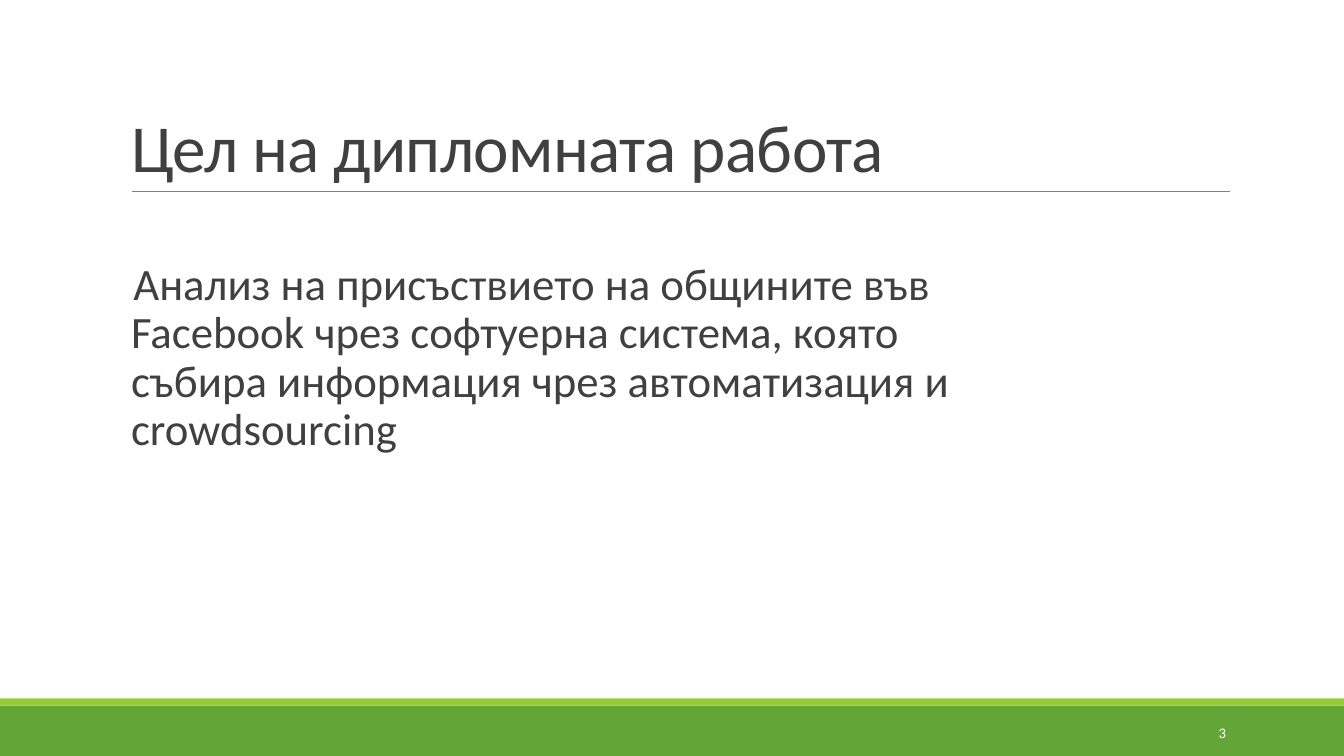
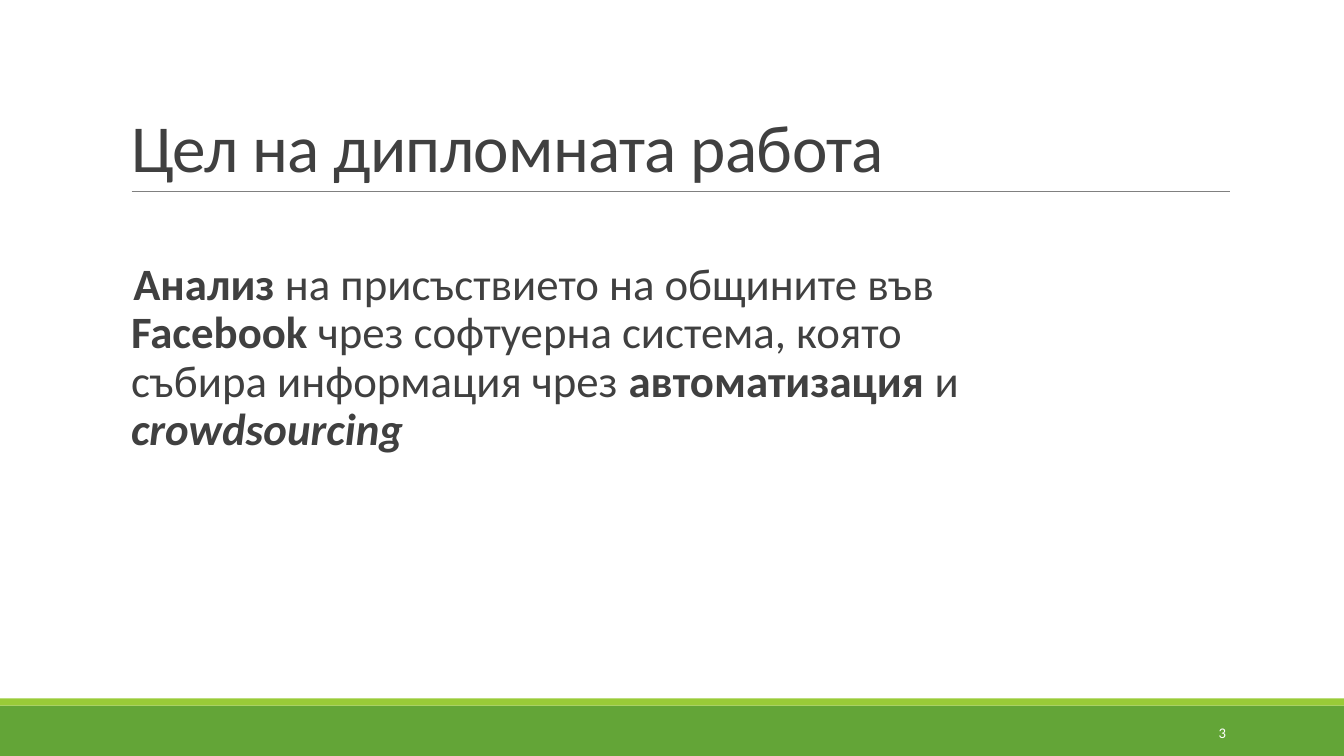
Before and after one commit to murfffi/social_presence, a slide deck: slide 3 of slides.pptx. Drawn at 1344x756 pixels with LibreOffice and Linux fonts; fonts in the diff are those of the drawing; background and template pictures are left out. Boxes give left, top, right and bottom in pixels: in the first picture for what was removed or moved away, otherwise in the second. Text is boxed around its words. In the diff, an @@ line names an element or a change of style, - is before the commit and + after.

```diff
--- a/slides.pptx
+++ b/slides.pptx
@@ text "Анализ на присъствието на общините ..." at <box>131,269,959,453</box>: bold on in "Анализ Facebook автоматизация crowdsourcing"; italic on in "crowdsourcing" @@
```
Also in this commit, not shown: 6 other slides changed, 2 slides added.
